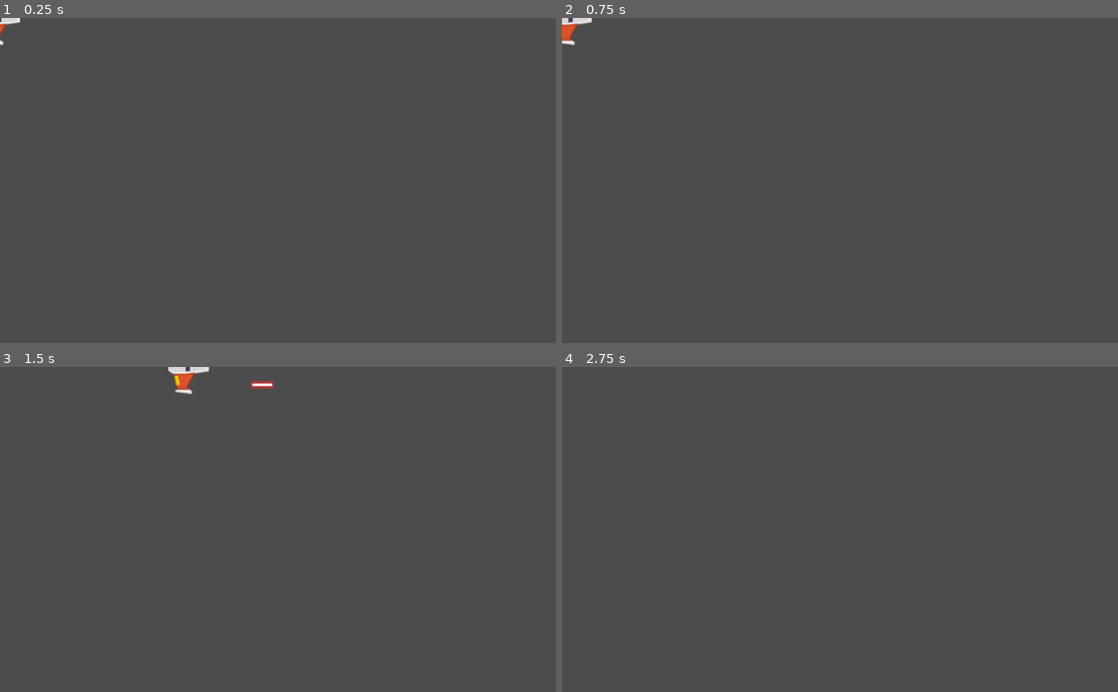
Above: before the commit, frames 1-4 (two rows, left to right).
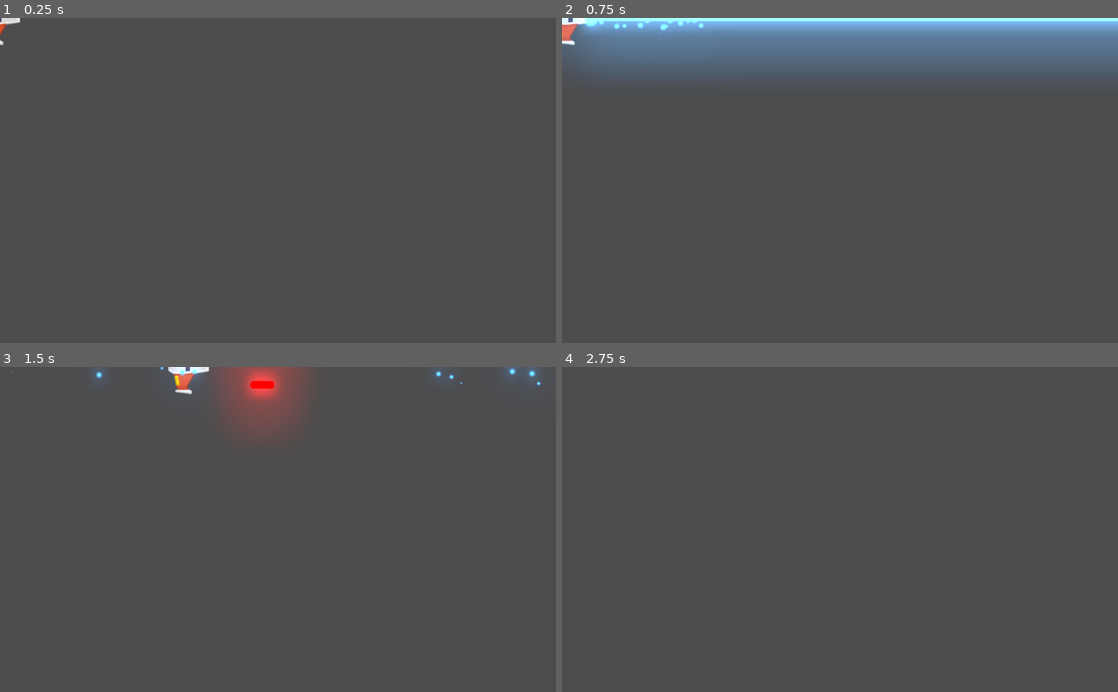
Above: after the commit, the same moments.

Repository: NicoNunez4598/Proyecto_Meteoritos_Juego
Game: Godot game, scene res://Juego/Niveles/NivelTest.tscn
Same seed, same stepped clock (60 frames per second), same inputs: the game is played once before the commit and once after it.
Inputs:
- Up to frame 1 (0.25 s): no input
- Up to frame 2 (0.75 s): tap Enter at 0.5 s; hold W (mover_adelante) from 0.53 s (still down); hold Space (disparo_secundario, bound only after the commit) from 0.53 s (still down)
- Up to frame 3 (1.5 s): release W (mover_adelante) at 1.28 s; release Space (disparo_secundario, bound only after the commit) at 1.28 s; hold S (mover_atras) from 1.28 s (still down); tap P (disparo_principal) at 1.35 s
- Up to frame 4 (2.75 s): tap Space (disparo_secundario, bound only after the commit) at 1.55, 2.3 s; release S (mover_atras) at 2.03 s; hold W (mover_adelante) from 2.03 s (still down); hold A (rotar_antihorario) from 2.03 s (still down)

The runs differ from the first frame. In frame 2, 18% of the frame differs, in the area x 0-100%, y 0-19%; in frame 3, 3.3%; in frame 4, nothing differs.

Commit message:
Disparo Secundario
Agregado:
- Laser (escena proyecto 3ros)
- Sonido laser
- Inpunt laser
- World Enviroment

Modificado:
- Color raw disparo principal
- Default Enviroment + Glow

Diff:
--- a/Juego/Naves/Player/Player.gd
+++ b/Juego/Naves/Player/Player.gd
@@ -12,8 +12,17 @@
 
 ## Atributos Onready
 onready var canion:Canion = $Canion
+onready var laser:RayoLaser = $LaserBeam2D
 
 ## Metodos
+func _unhandled_input(event: InputEvent) -> void:
+	#Disparo Laser
+	if event.is_action_pressed("disparo_secundario"):
+		laser.set_is_casting(true)
+
+	if event.is_action_released("disparo_secundario"):
+		laser.set_is_casting(false)
+
 func _integrate_forces(state: Physics2DDirectBodyState) -> void:
 	apply_central_impulse(empuje.rotated(rotation))
 	apply_torque_impulse(dir_rotacion * potencia_rotacion)
--- a/Juego/Naves/Player/Player.tscn
+++ b/Juego/Naves/Player/Player.tscn
@@ -1,9 +1,10 @@
-[gd_scene load_steps=6 format=2]
+[gd_scene load_steps=7 format=2]
 
 [ext_resource path="res://Juego/Naves/Player/player_orange.png" type="Texture" id=1]
 [ext_resource path="res://Juego/Naves/Player/new_physicsmaterial.tres" type="PhysicsMaterial" id=2]
 [ext_resource path="res://Juego/Naves/Player/Player.gd" type="Script" id=3]
 [ext_resource path="res://Juego/Proyectiles/Canion.tscn" type="PackedScene" id=4]
+[ext_resource path="res://Juego/Proyectiles/Laser/LaserBeam2D.tscn" type="PackedScene" id=5]
 
 [sub_resource type="CircleShape2D" id=1]
 radius = 38.6663
@@ -24,12 +25,8 @@
 shape = SubResource( 1 )
 
 [node name="Canion" parent="." instance=ExtResource( 4 )]
-position = Vector2( -1.124, 0 )
 
-[node name="PuntoIzquierdo" parent="Canion" index="0"]
-position = Vector2( 0, -33 )
-
-[node name="PuntoDerecho" parent="Canion" index="1"]
-position = Vector2( 0, 33 )
+[node name="LaserBeam2D" parent="." instance=ExtResource( 5 )]
+position = Vector2( 38, 0 )
 
 [editable path="Canion"]
--- a/Juego/Niveles/NivelTest.tscn
+++ b/Juego/Niveles/NivelTest.tscn
@@ -1,9 +1,13 @@
-[gd_scene load_steps=3 format=2]
+[gd_scene load_steps=4 format=2]
 
 [ext_resource path="res://Juego/Naves/Player/Player.tscn" type="PackedScene" id=1]
 [ext_resource path="res://Juego/Niveles/Nivel.gd" type="Script" id=2]
+[ext_resource path="res://default_env.tres" type="Environment" id=3]
 
 [node name="NivelTest" type="Node2D"]
 script = ExtResource( 2 )
 
 [node name="Player" parent="." instance=ExtResource( 1 )]
+
+[node name="WorldEnvironment" type="WorldEnvironment" parent="."]
+environment = ExtResource( 3 )
--- /dev/null
+++ b/Juego/Proyectiles/Laser/LaserBeam2D.gd
@@ -0,0 +1,86 @@
+#LaserBeam2D
+class_name RayoLaser
+# Casts a laser along a raycast, emitting particles on the impact point.
+# Use `is_casting` to make the laser fire and stop.
+# You can attach it to a weapon or a ship; the laser will rotate with its parent.
+extends RayCast2D
+
+# Speed at which the laser extends when first fired, in pixels per seconds.
+export var cast_speed := 7000.0
+# Maximum length of the laser in pixels.
+export var max_length := 1400.0
+# Base duration of the tween animation in seconds.
+export var growth_time := 0.1
+
+# If `true`, the laser is firing.
+# It plays appearing and disappearing animations when it's not animating.
+# See `appear()` and `disappear()` for more information.
+var is_casting := false setget set_is_casting
+
+onready var fill := $FillLine2D
+onready var tween := $Tween
+onready var casting_particles := $CastingParticles2D
+onready var collision_particles := $CollisionParticles2D
+onready var beam_particles := $BeamParticles2D
+onready var laser_sfx: AudioStreamPlayer2D = $LaserSFX
+onready var line_width: float = fill.width
+
+
+func _ready() -> void:
+	set_physics_process(false)
+	fill.points[1] = Vector2.ZERO
+
+
+func _physics_process(delta: float) -> void:
+	cast_to = (cast_to + Vector2.RIGHT * cast_speed * delta).clamped(max_length)
+	cast_beam()
+
+
+func set_is_casting(cast: bool) -> void:
+	is_casting = cast
+
+	if is_casting:
+		laser_sfx.play()
+		cast_to = Vector2.ZERO
+		fill.points[1] = cast_to
+		appear()
+	else:
+		laser_sfx.stop()
+		collision_particles.emitting = false
+		disappear()
+
+	set_physics_process(is_casting)
+	beam_particles.emitting = is_casting
+	casting_particles.emitting = is_casting
+
+
+# Controls the emission of particles and extends the Line2D to `cast_to` or the ray's
+# collision point, whichever is closest.
+func cast_beam() -> void:
+	var cast_point := cast_to
+
+	force_raycast_update()
+	collision_particles.emitting = is_colliding()
+
+	if is_colliding():
+		cast_point = to_local(get_collision_point())
+		collision_particles.global_rotation = get_collision_normal().angle()
+		collision_particles.position = cast_point
+
+	fill.points[1] = cast_point
+	beam_particles.position = cast_point * 0.5
+	beam_particles.process_material.emission_box_extents.x = cast_point.length() * 0.5
+
+
+func appear() -> void:
+	if tween.is_active():
+		tween.stop_all()
+	tween.interpolate_property(fill, "width", 0, line_width, growth_time * 2)
+	tween.start()
+
+
+func disappear() -> void:
+	if tween.is_active():
+		tween.stop_all()
+	tween.interpolate_property(fill, "width", fill.width, 0, growth_time)
+	tween.start()
--- /dev/null
+++ b/Juego/Proyectiles/Laser/LaserBeam2D.tscn
@@ -0,0 +1,115 @@
+[gd_scene load_steps=13 format=2]
+
+[ext_resource path="res://Juego/Proyectiles/Laser/LaserBeam2D.gd" type="Script" id=1]
+[ext_resource path="res://Juego/Proyectiles/Laser/glowing_circle.png" type="Texture" id=2]
+[ext_resource path="res://Juego/Proyectiles/Laser/rayolaser.ogg" type="AudioStream" id=3]
+
+[sub_resource type="Gradient" id=1]
+offsets = PoolRealArray( 0.582915, 1 )
+colors = PoolColorArray( 1, 1, 1, 1, 1, 1, 1, 0 )
+
+[sub_resource type="GradientTexture" id=2]
+gradient = SubResource( 1 )
+
+[sub_resource type="Curve" id=3]
+_data = [ Vector2( 0.518072, 1 ), 0.0, -3.53434, 0, 0, Vector2( 1, 0 ), 0.0, 0.0, 0, 0 ]
+
+[sub_resource type="CurveTexture" id=4]
+curve = SubResource( 3 )
+
+[sub_resource type="ParticlesMaterial" id=5]
+flag_disable_z = true
+gravity = Vector3( 0, 0, 0 )
+initial_velocity = 100.0
+orbit_velocity = 0.0
+orbit_velocity_random = 0.0
+scale = 0.5
+scale_curve = SubResource( 4 )
+color_ramp = SubResource( 2 )
+
+[sub_resource type="Curve" id=6]
+_data = [ Vector2( 0, 0 ), 0.0, 0.0, 0, 0, Vector2( 0.503614, 0.957505 ), 0.0, 0.0, 0, 0, Vector2( 1, 0 ), 0.0, 0.0, 0, 0 ]
+
+[sub_resource type="CurveTexture" id=7]
+curve = SubResource( 6 )
+
+[sub_resource type="ParticlesMaterial" id=8]
+emission_shape = 2
+emission_box_extents = Vector3( 60, 20, 1 )
+flag_align_y = true
+flag_disable_z = true
+direction = Vector3( -1, 0, 0 )
+spread = 0.0
+gravity = Vector3( 0, 0, 0 )
+initial_velocity = 30.0
+orbit_velocity = 0.0
+orbit_velocity_random = 0.0
+tangential_accel = 100.0
+tangential_accel_random = 1.0
+scale = 0.3
+scale_curve = SubResource( 7 )
+
+[sub_resource type="ParticlesMaterial" id=9]
+flag_disable_z = true
+spread = 50.0
+gravity = Vector3( 0, 0, 0 )
+initial_velocity = 300.0
+orbit_velocity = 0.0
+orbit_velocity_random = 0.0
+scale = 0.5
+scale_curve = SubResource( 4 )
+color_ramp = SubResource( 2 )
+
+[node name="LaserBeam2D" type="RayCast2D"]
+enabled = true
+cast_to = Vector2( 0, 0 )
+script = ExtResource( 1 )
+
+[node name="FillLine2D" type="Line2D" parent="."]
+modulate = Color( 1.5, 1.5, 1.5, 1 )
+points = PoolVector2Array( 0, 0, 100, 0 )
+default_color = Color( 0.301961, 0.65098, 1, 1 )
+texture_mode = 2
+joint_mode = 2
+begin_cap_mode = 2
+end_cap_mode = 2
+sharp_limit = 8.0
+antialiased = true
+
+[node name="CastingParticles2D" type="Particles2D" parent="."]
+modulate = Color( 1.5, 1.5, 1.5, 1 )
+show_behind_parent = true
+emitting = false
+lifetime = 0.3
+visibility_rect = Rect2( 0, -18.722, 29.6756, 38.4841 )
+local_coords = false
+process_material = SubResource( 5 )
+texture = ExtResource( 2 )
+
+[node name="BeamParticles2D" type="Particles2D" parent="."]
+modulate = Color( 1.5, 1.5, 1.5, 1 )
+emitting = false
+amount = 50
+preprocess = 1.0
+randomness = 1.0
+visibility_rect = Rect2( -2500, -2500, 5000, 5000 )
+local_coords = false
+draw_order = 1
+process_material = SubResource( 8 )
+texture = ExtResource( 2 )
+
+[node name="CollisionParticles2D" type="Particles2D" parent="."]
+modulate = Color( 1.5, 1.5, 1.5, 1 )
+show_behind_parent = true
+emitting = false
+amount = 16
+lifetime = 0.3
+visibility_rect = Rect2( -2500, -2500, 5000, 5000 )
+local_coords = false
+process_material = SubResource( 9 )
+texture = ExtResource( 2 )
+
+[node name="Tween" type="Tween" parent="."]
+
+[node name="LaserSFX" type="AudioStreamPlayer2D" parent="."]
+stream = ExtResource( 3 )
--- a/Juego/Proyectiles/Proyectil.tscn
+++ b/Juego/Proyectiles/Proyectil.tscn
@@ -11,6 +11,7 @@
 script = ExtResource( 1 )
 
 [node name="Sprite" type="Sprite" parent="."]
+modulate = Color( 2, 0, 0, 1 )
 rotation = 1.5708
 scale = Vector2( 1.5, 1.2 )
 texture = ExtResource( 2 )
--- a/default_env.tres
+++ b/default_env.tres
@@ -3,5 +3,9 @@
 [sub_resource type="ProceduralSky" id=1]
 
 [resource]
-background_mode = 2
+background_mode = 4
 background_sky = SubResource( 1 )
+glow_enabled = true
+glow_intensity = 0.5
+glow_blend_mode = 0
+glow_bicubic_upscale = true
--- a/project.godot
+++ b/project.godot
@@ -28,12 +28,18 @@
 "class": "Proyectil",
 "language": "GDScript",
 "path": "res://Juego/Proyectiles/Proyectil.gd"
+}, {
+"base": "RayCast2D",
+"class": "RayoLaser",
+"language": "GDScript",
+"path": "res://Juego/Proyectiles/Laser/LaserBeam2D.gd"
 } ]
 _global_script_class_icons={
 "Canion": "",
 "Nivel": "",
 "Player": "",
-"Proyectil": ""
+"Proyectil": "",
+"RayoLaser": ""
 }
 
 [application]
@@ -81,6 +87,11 @@
 "events": [ Object(InputEventKey,"resource_local_to_scene":false,"resource_name":"","device":0,"alt":false,"shift":false,"control":false,"meta":false,"command":false,"pressed":false,"scancode":80,"unicode":0,"echo":false,"script":null)
  ]
 }
+disparo_secundario={
+"deadzone": 0.5,
+"events": [ Object(InputEventKey,"resource_local_to_scene":false,"resource_name":"","device":0,"alt":false,"shift":false,"control":false,"meta":false,"command":false,"pressed":false,"scancode":32,"unicode":0,"echo":false,"script":null)
+ ]
+}
 
 [physics]
 
Binary file added: Juego/Proyectiles/Laser/glowing_circle.png
Not shown, added: Juego/Proyectiles/Laser/glowing_circle.png.import
Not shown, added: Juego/Proyectiles/Laser/rayolaser.ogg.import
Not shown, added: Juego/Proyectiles/Laser/rayolaser.ogg
